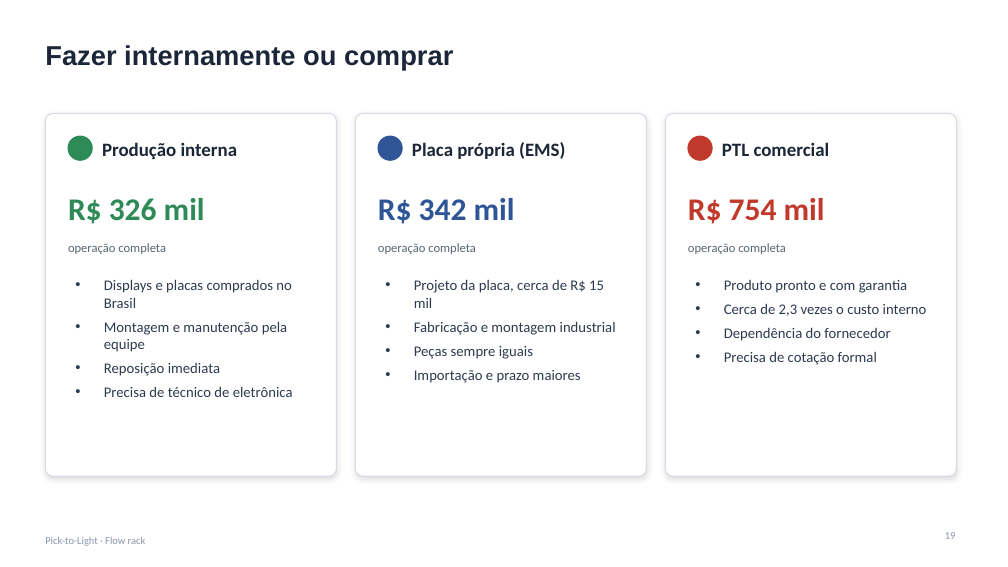
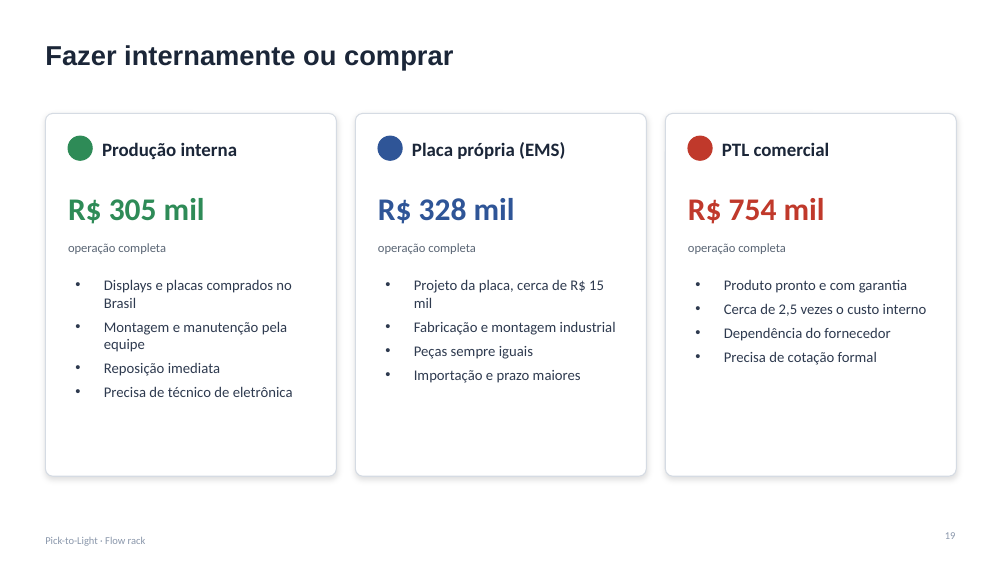
Before and after one commit to jivo88/picking_to_light, a slide deck: slide 19 of projeto/entregaveis/Apresentacao_PTL.pptx. Drawn at 1008x567 pixels with LibreOffice and Linux fonts; fonts in the diff are those of the drawing. Boxes give left, top, right and bottom in pixels: in the first picture for what was removed or moved away, otherwise in the second. Text is boxed around its words. In the diff, an @@ line names an element or a change of style, - is before the commit and + after.

```diff
--- a/projeto/entregaveis/Apresentacao_PTL.pptx
+++ b/projeto/entregaveis/Apresentacao_PTL.pptx
@@ text at (68, 198, 205, 224): text changed @@
-R$ 326 mil
+R$ 305 mil
@@ text at (378, 198, 515, 224): text changed @@
-R$ 342 mil
+R$ 328 mil
@@ text at (724, 303, 927, 316): text changed @@
-• Cerca de 2,3 vezes o custo interno
+• Cerca de 2,5 vezes o custo interno
```
Also in this commit, not shown: 4 other slides changed, 11 other files.
